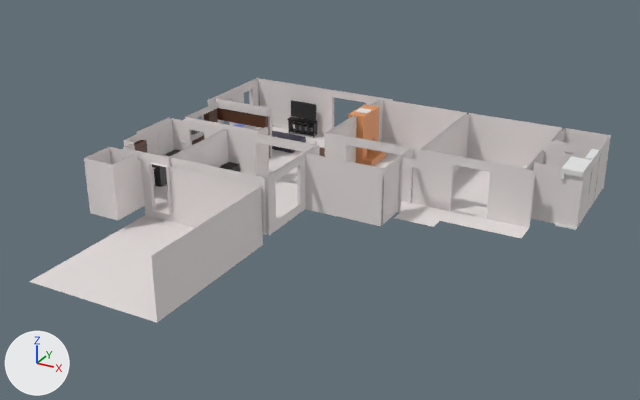
An edit to the Blender file house1/house1.blend, drawn before and after from the same camera.
Before and after are seen from a camera (50 mm lens) standing at (22.7, -27.5, 15.1) and looking at (6.9, 1.2, 0.7). Arrows for +X, +Y and +Z are at lower left; the lights stay in place.

The scene before the commit, as lines of its bpy script (objects in view):
```python
me_cube_007 = bpy.data.meshes.new('Cube.007')
me_cube_007.from_pydata(...)  # 20 vertices, 12 faces; spans x -2.29..0.83, y -0.25..0.25, z -0.33..0.33
me_cube_007.materials.append(mat_material_003)  # brown #5e3b29
me_cube_023 = bpy.data.meshes.new('Cube.023')
me_cube_023.from_pydata(...)  # 122 vertices, 114 faces; spans x -0.6..1.06, y -0.84..0.84, z -1.21..1.21
me_cube_023.materials.append(mat_material_001)  # orange #e79a62
me_plane_002 = bpy.data.meshes.new('Plane.002')
me_plane_002.from_pydata(...)  # 593 vertices, 529 faces; spans x -13.0..5.0, y -12.3..5.8, z -4.9..0.0
me_plane_002.materials.append(mat_material_013)  # white #e7e1e0
ob_fireplace = bpy.data.objects.new('fireplace', me_cube_023)
ob_fireplace.location = (5.39, 7.79, 1.2)
ob_house_interior_001 = bpy.data.objects.new('House interior.001', me_plane_002)
ob_house_interior_001.location = (11.37, 4.29, 2.41)
ob_kitchen_west = bpy.data.objects.new('Kitchen west', me_cube_007)
ob_kitchen_west.location = (0.77, 5.8, 1.81)
ob_kitchen_west.scale = (1.0, 0.64, 0.932)
```
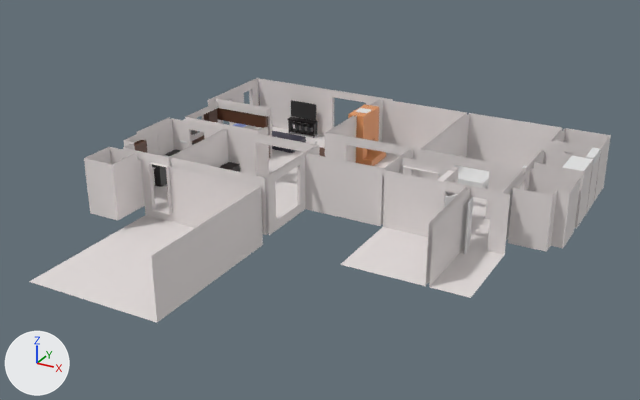
Commit message: Progress on bedroom hallway

What changed in the scene script:
```text
Change me_plane_002:
    used by ob_house_interior_001; location = (11.37, 4.29, 2.41)
    remove me_plane_002.from_pydata(...)  # 593 vertices, 529 faces; spans x -13.0..5.0, y -12.3..5.8, z -4.9..0.0
    add me_plane_002.from_pydata(...)  # 705 vertices, 627 faces; spans x -13.0..5.0, y -12.3..5.8, z -4.9..0.0
    me_plane_002 part 1: 3 vertices moved from x -1.7..3.3, y -1.8..-0.1, z -2.4..0.0 to x -1.7..2.9, y -1.3..-0.1, z -2.4..0.0; 10 vertices removed from x 0.0..3.3, y -1.8..-0.1, z -2.4..0.0; 122 vertices added at x -1.8..5.0, y -6.5..0.4, z -2.4..0.0
Add me_cube_046:
    me_cube_046.from_pydata(...)  # a box spanning x -0.05..0.0, y -0.76..0.0, z 0.0..2.03
Add me_cube_048:
    me_cube_048.from_pydata(...)  # a box spanning x -1.02..1.02, y -0.97..0.97, z -0.03..0.03
Add ob_cube_024:
    ob_cube_024 = bpy.data.objects.new('Cube.024', me_cube_046)
    ob_cube_024.location = (13.18, 1.59, 0.0)
    ob_cube_024.rotation_euler = (0.0, 0.0, 0.145)  # degrees (0, 0, 8.3)
Add ob_cube_023:
    ob_cube_023 = bpy.data.objects.new('Cube.023', me_cube_046.copy())
    ob_cube_023.location = (12.85, 1.56, 0.0)
    ob_cube_023.rotation_euler = (0.0, 0.0, -0.8)  # degrees (0, 0, -46)
Add ob_cube_026:
    ob_cube_026 = bpy.data.objects.new('Cube.026', me_cube_048)
    ob_cube_026.location = (11.07, 7.1, 0.5)
    ob_cube_026.scale = (0.975, 0.987, 6.0)
Add ob_cube_025:
    ob_cube_025 = bpy.data.objects.new('Cube.025', me_cube_048.copy())
    ob_cube_025.location = (11.07, 7.1, 0.3)
```

Changed parts and their boxes [x1, y1, x2, y2] in the pictures (640 x 400 px):
'Cube.026', added
    after: [454, 165, 489, 188]
'Cube.024', added
    after: [464, 197, 473, 254]
'Cube.023', added
    after: [444, 195, 457, 208]
part 1 of me_plane_002, built on
    before: [394, 157, 535, 238]
    after: [340, 157, 581, 298]
